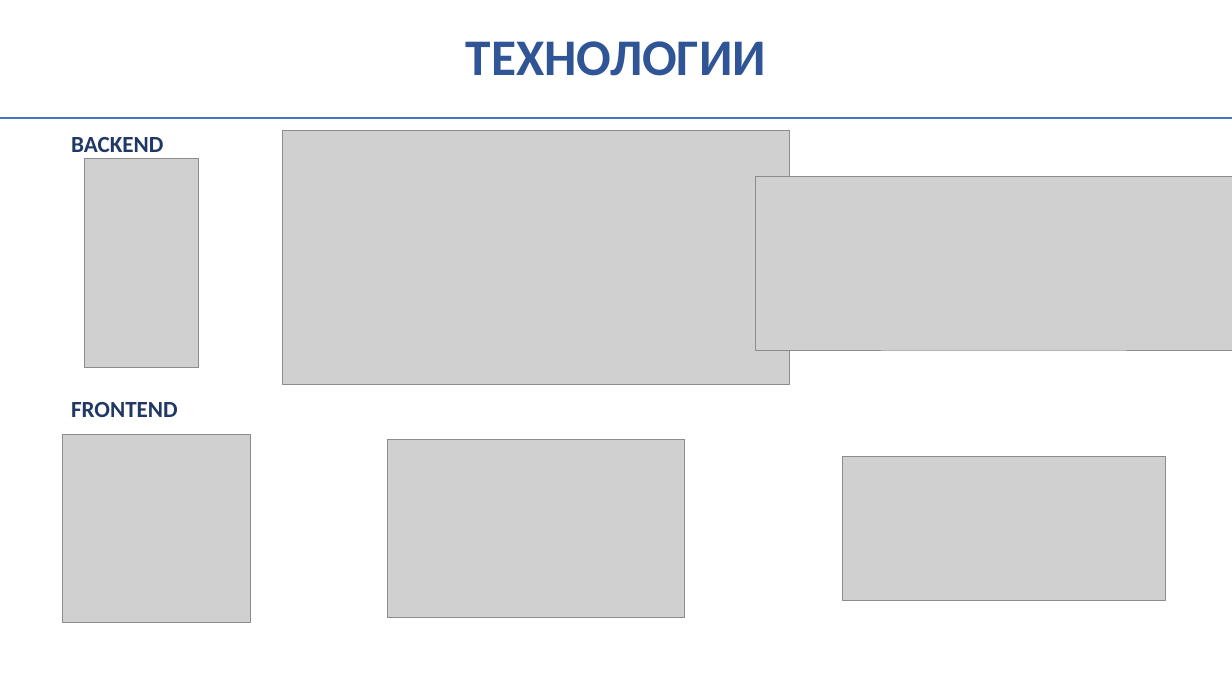
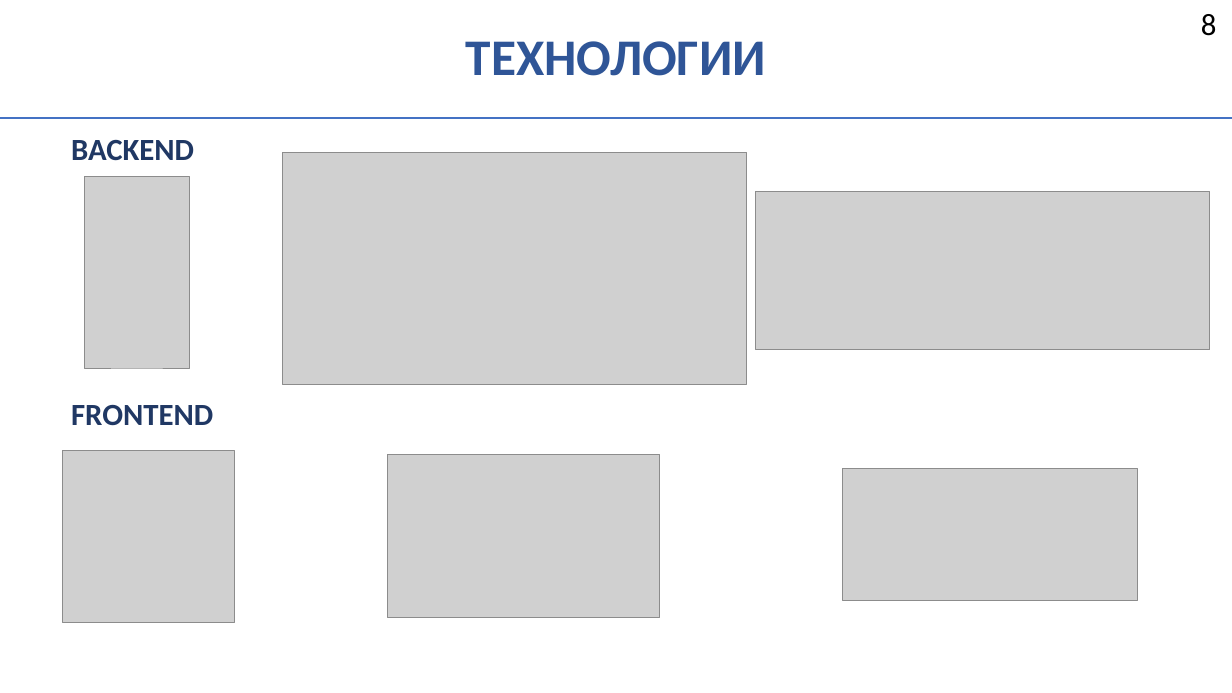
Before and after one commit to LeOneMoe/auto-credit, a slide deck: slide 8 of docs/Presentation.pptx. Drawn at 1232x693 pixels with LibreOffice and Linux fonts; fonts in the diff are those of the drawing; grey boxes stand for pictures. Boxes give left, top, right and bottom in pixels: in the first picture for what was removed or moved away, otherwise in the second. Text is boxed around its words. In the diff, an @@ line names an element or a change of style, - is before the commit and + after.

```diff
--- a/docs/Presentation.pptx
+++ b/docs/Presentation.pptx
@@ text added at bbox=[1201, 14, 1217, 36], 24 pt, text #000000 @@
+8
@@ text "BACKEND" at bbox=[71, 140, 194, 161]: size 18 to 24 pt @@
@@ picture: place and size @@
-picture at bbox=[85, 159, 200, 369]
+picture at bbox=[85, 177, 189, 368]
@@ picture: place and size @@
-picture at bbox=[282, 130, 790, 384]
+picture at bbox=[282, 152, 747, 384]
@@ picture: place and size @@
-picture at bbox=[756, 177, 1232, 350]
+picture at bbox=[756, 191, 1210, 350]
@@ text "FRONTEND" at bbox=[71, 405, 213, 426]: size 18 to 24 pt @@
@@ picture: place and size @@
-picture at bbox=[62, 434, 250, 623]
+picture at bbox=[62, 450, 234, 622]
@@ picture: place and size @@
-picture at bbox=[387, 439, 685, 617]
+picture at bbox=[387, 455, 660, 618]
@@ picture: place and size @@
-picture at bbox=[843, 457, 1165, 601]
+picture at bbox=[843, 469, 1138, 601]
```
Also in this commit, not shown: 15 other slides changed, 2 slides added, 1 slide removed, 1 other file.
